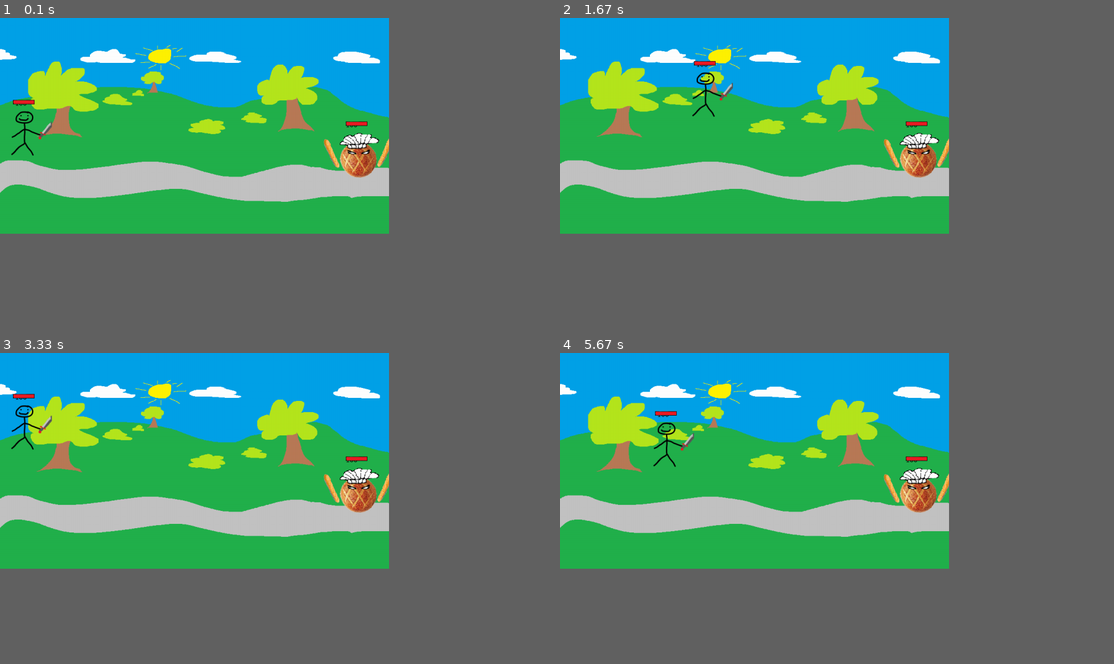
Above: before the commit, frames 1-4 (two rows, left to right).
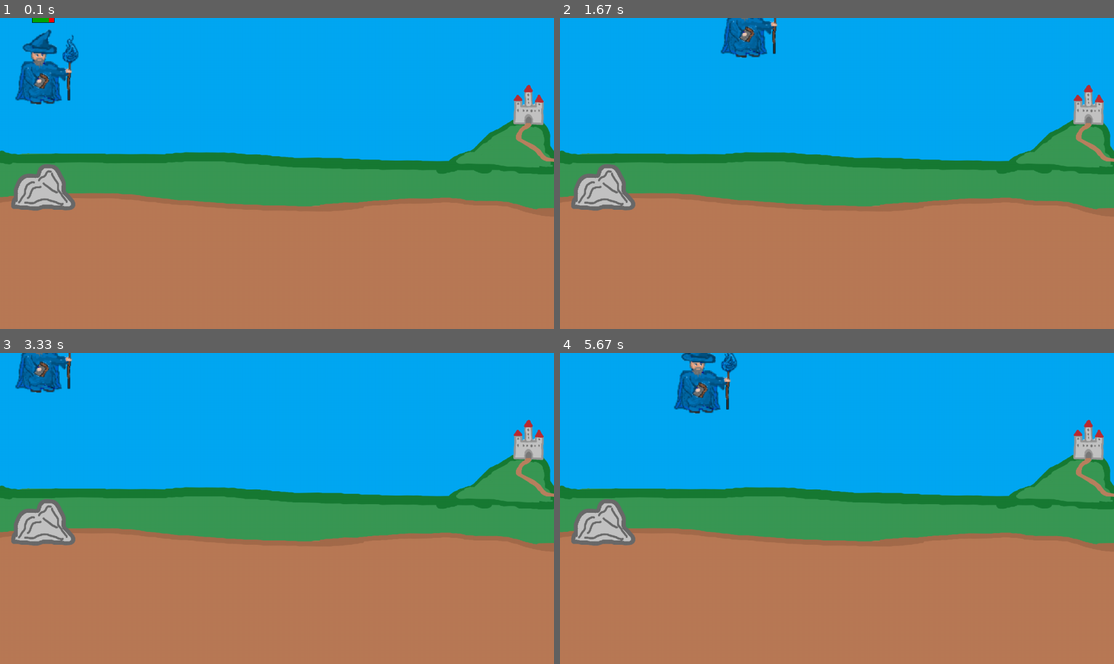
Above: after the commit, the same moments.

Repository: sorennx/Pygame-Project
Game: pygame game, started from main.py
Same seed, same stepped clock (60 frames per second), same inputs: the game is played once before the commit and once after it.
Inputs:
- Up to frame 1 (0.1 s): no input
- Up to frame 2 (1.67 s): hold D 0.33-0.8 s; hold W 0.83-1.13 s; hold D 1.17-1.63 s
- Up to frame 3 (3.33 s): hold A 1.67-2.2 s; hold S 2.23-2.53 s; hold A 2.57-2.97 s; hold W from 3 s (still down)
- Up to frame 4 (5.67 s): release W at 3.37 s; hold D 3.4-4.03 s; hold S 4.07-4.43 s; hold A 4.47-4.93 s; hold D 4.97-5.43 s; hold W from 5.47 s (still down)
The window is 632x351 before the commit and 900x506 after it. Grey fills any space a smaller window leaves; there, only what the larger window draws over its background counts as a difference.

The runs differ from the first frame. In frame 1, 51% of the frame differs, in the area x 0-100%, y 0-70%; in frame 2, 52%; in frame 3, 52%; in frame 4, 52%.

Commit message:
v0.0.4 - in process of swappig to sprites, added new background and main hero image

Diff:
--- a/main.py
+++ b/main.py
@@ -11,6 +11,12 @@
 RED = (255, 0, 0)
 YELLOW = (255, 255, 0)
 #Images
+backgroundwidth = 1280
+backgroundheight =720
+BASIC_BACKGROUND_IMAGE = pygame.transform.scale(pygame.image.load(os.path.join('Assets/Backgrounds','BasicRoad.png')),(backgroundwidth,backgroundheight))
+MAIN_HERO_IMAGE = pygame.transform.scale(pygame.image.load(os.path.join('Assets/mainHero','BaseMageImage.png')),(200,200))
+
+
 BOB_CHARACTER_IMAGE = pygame.image.load(os.path.join('Assets', 'Bob_Character.png'))
 JOHN_CHARACTER_IMAGE = pygame.image.load(os.path.join('Assets','John_Character.png'))
 TEST_IMAGE = pygame.image.load(os.path.join('Assets','test.png'))
@@ -43,7 +49,7 @@
 ]
 
 #todo: align hpBarAboveCharacter with hptext, hpBarInTheCorner, new models for the character, new background image, refractor code into different files/modules
-
+#todo: hp bar using pygame fill something something
 class Game(object):
     def __init__(self, gameName, tickRate,width, height):
         self.gameName = gameName
@@ -60,7 +66,7 @@
 
     def drawBackground(self, stage=0):
         if stage == 0:
-            self.gameWindow.blit(BACKGROUND,(0,0))
+            self.gameWindow.blit(BASIC_BACKGROUND_IMAGE,(0,0))
 
     def getGameWindow(self):
         window = pygame.display.set_mode((self.width, self.height))  # window
@@ -98,7 +104,7 @@
         for j in self.enemyList:
             j.updateChar(self.gameWindow)
 
-        pygame.display.update()
+        #pygame.display.update()
 
     def createEnemies(self, n=1):
         for i in range(n):
@@ -113,23 +119,34 @@
 
         bob1 = self.characterList[0]
         kanye1 = self.enemyList[0]
+
+        hero1 = MainHero(100,100,self.gameWindow)
+        heroGroup = pygame.sprite.Group()
+        heroGroup.add(hero1)
+
         while run:
             clock.tick(self.tickRate)
             for event in pygame.event.get():
                 if event.type == pygame.QUIT:
                     run = False
 
+            pygame.display.update()
             self.drawWindow()
-            self.updateAllCharacters()
-
-
-            keys_pressed = pygame.key.get_pressed()
-            self.handleCharMovement(keys_pressed,bob1)
-            self.handleEnemyMovement(keys_pressed,kanye1)
+            heroGroup.draw(self.gameWindow)
+            heroGroup.update()
+
+            #
+            #
+            # self.updateAllCharacters()
+            #
+            #
+            # keys_pressed = pygame.key.get_pressed()
+            # self.handleCharMovement(keys_pressed,bob1)
+            # self.handleEnemyMovement(keys_pressed,kanye1)
     def drawWindow(self):
         self.gameWindow.fill(WHITE)
         self.drawBackground()
-        #pygame.display.update()
+
 
     def handleCharMovement(self,keysPressed, character):
         if keysPressed[pygame.K_a]:
@@ -282,11 +299,59 @@
     def performBasicAttack(self,window):
         if self.gcd == False:
             for i in self.basicAttackImgList:
-                window.blit(i,(self.charPos.x, self.charPos.y))
-                pygame.display.update()
+                for j in range(20):
+                    window.blit(i,(self.charPos.x, self.charPos.y))
+                    #pygame.display.update()
             #self.gcd = True
 
-
+class MainHero(pygame.sprite.DirtySprite):
+    def __init__(self, x,y,window ):
+        super().__init__()
+        self.window = window
+        # Hero related images and general info:
+        self.image = MAIN_HERO_IMAGE
+        self.rect = self.image.get_rect()
+        self.rect.center = [x,y]
+
+        #MainHero general attributes:
+        self.maxHp = 100
+        self.baseMovementSpeed = 6
+        self.baseHpBarHeight = 10
+        self.baseHpBarWidth = 50
+
+        #Active hero atributes:
+        self.currentHp = self.maxHp - 23
+        self.movementSpeed = self.baseMovementSpeed
+        self.visible = True
+
+
+
+    def update(self):
+        #self.rect.center = pygame.mouse.get_pos()
+        self.handleHeroMovement()
+        self.drawHpBar()
+
+    def drawHpBar(self):
+        pygame.draw.rect(self.window,(0,0,0),(self.rect.center[0]-(self.baseHpBarWidth/2)-1,self.rect.y-1,self.baseHpBarWidth+2,self.baseHpBarHeight+2), border_radius=0) #black border around hp bar
+        pygame.draw.rect(self.window,(255,0,0),(self.rect.center[0]-(self.baseHpBarWidth/2),self.rect.y,self.baseHpBarWidth,self.baseHpBarHeight), border_radius=0) #red hp bar
+        pygame.draw.rect(self.window,(0,167,0),(self.rect.center[0]-(self.baseHpBarWidth/2),self.rect.y,self.baseHpBarWidth*(self.currentHp/self.maxHp),10),border_radius = 0) #green hp bar
+
+    def basicAttack(self):
+        sound = pygame.image.load(os.path.join('Assets','sound.mp4'))
+
+    def handleHeroAttacks(self):
+        self.basicAttack()
+    def handleHeroMovement(self):
+        keysPressed = pygame.key.get_pressed()
+
+        if keysPressed[pygame.K_a]:
+            self.rect.x -= self.movementSpeed
+        if keysPressed[pygame.K_s]:
+            self.rect.y += self.movementSpeed
+        if keysPressed[pygame.K_w]:
+            self.rect.y -= self.movementSpeed
+        if keysPressed[pygame.K_d]:
+            self.rect.x += self.movementSpeed
 
 class Boss(Enemy):
     pass
@@ -294,8 +359,8 @@
 
 def main():
     gameName = "ExileOfPath by CCCC"
-    WIDTH = 900
-    HEIGHT = 500
+    WIDTH = 1280
+    HEIGHT = 720
     TICKRATE = 60
     game = Game(gameName, TICKRATE, WIDTH, HEIGHT)
     game.mainLoop()
Binary file added: Assets/Backgrounds/BasicRoad.png
Binary file added: Assets/mainHero/BaseMageImage.png
